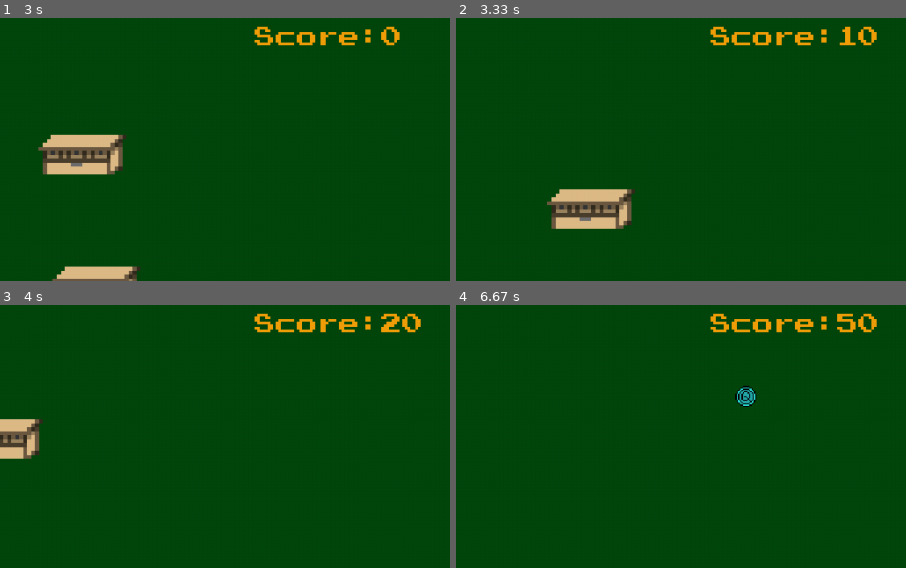
Above: before the commit, frames 1-4 (two rows, left to right).
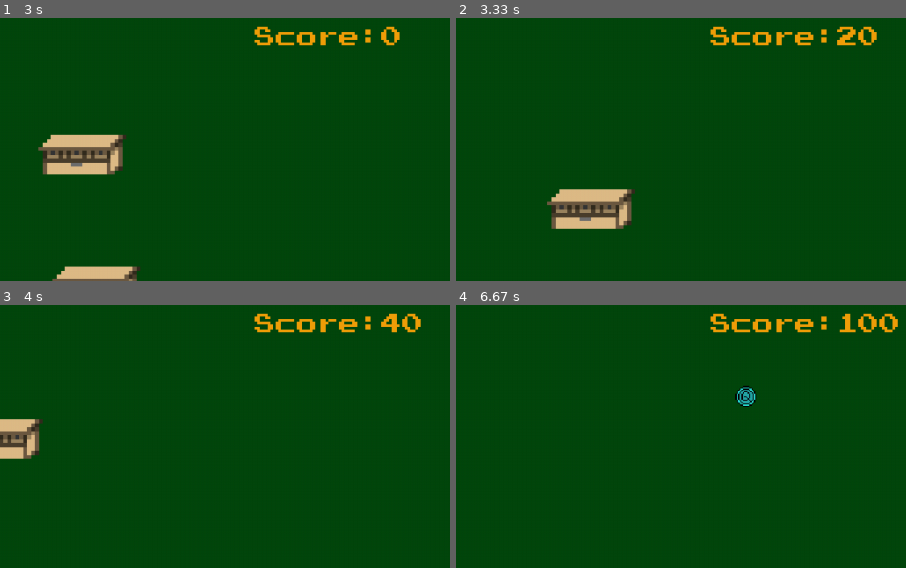
Above: after the commit, the same moments.

Repository: DeLucca990/Projeto_Final_Dsoft
Game: pygame game, started from jogo_pygame.py
Same seed, same stepped clock (60 frames per second), same inputs: the game is played once before the commit and once after it.
Inputs:
- Up to frame 1 (3 s): tap Space at 0.33, 1.3, 1.6, 1.8, 2.1, 2.37, 2.67, 2.8 s; hold Right 0.73-1.2 s; hold Right 1.23-1.7 s; hold Left 1.73-2.27 s; hold Left 2.3-2.7 s; hold Right from 2.73 s (still down)
- Up to frame 2 (3.33 s): keep holding Right; tap Space at 3.1 s
- Up to frame 3 (4 s): release Right at 3.37 s; hold Left 3.4-3.87 s; tap Space at 3.47, 3.77, 3.97 s; hold Right from 3.9 s (still down)
- Up to frame 4 (6.67 s): tap Space at 4.27, 4.47, 4.77, 4.97, 5.27, 5.53, 5.83, 5.97, 6.27, 6.63 s; release Right at 4.37 s; hold Right 4.4-4.87 s; hold Left 4.9-5.43 s; hold Left 5.47-5.87 s; hold Right 5.9-6.53 s; hold Left from 6.57 s (still down)
The pictures show only the part of the screen within x 48-98%, y 0-50%; the shares and areas given below are measured in that part.

Frame 1 is identical in both runs. In frame 2, 0.2% of the frame differs, in the area x 84-89%, y 3-11%; in frame 3, 0.2%; in frame 4, 0.4%, in the area x 84-99%, y 3-11%.

Commit message:
pequenas mudanças

Diff:
--- a/jogo_pygame.py
+++ b/jogo_pygame.py
@@ -71,7 +71,6 @@
         if i > 3:
             i = 0
 
-#print(pygame.font.get_fonts())
 #Loop principal:
 while game:
     clock.tick(60)
@@ -126,7 +125,7 @@
             plat.rect.y+=abs(jogador.vel_y)
             if plat.rect.top>=ALTURA:
                 plat.kill()
-                pontos+=10
+                pontos+=20
 
     while len(grupo_de_plataforma)<4:
         larg=random.randrange(50,100)
